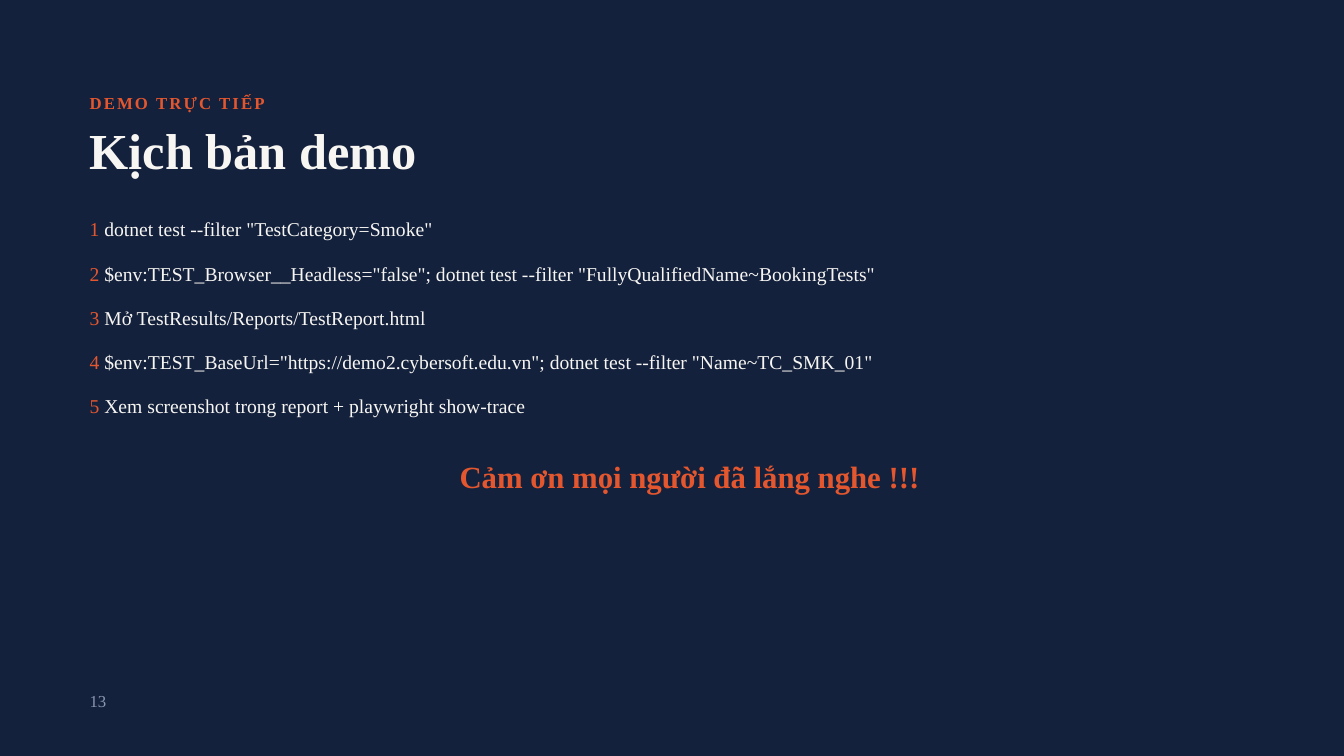
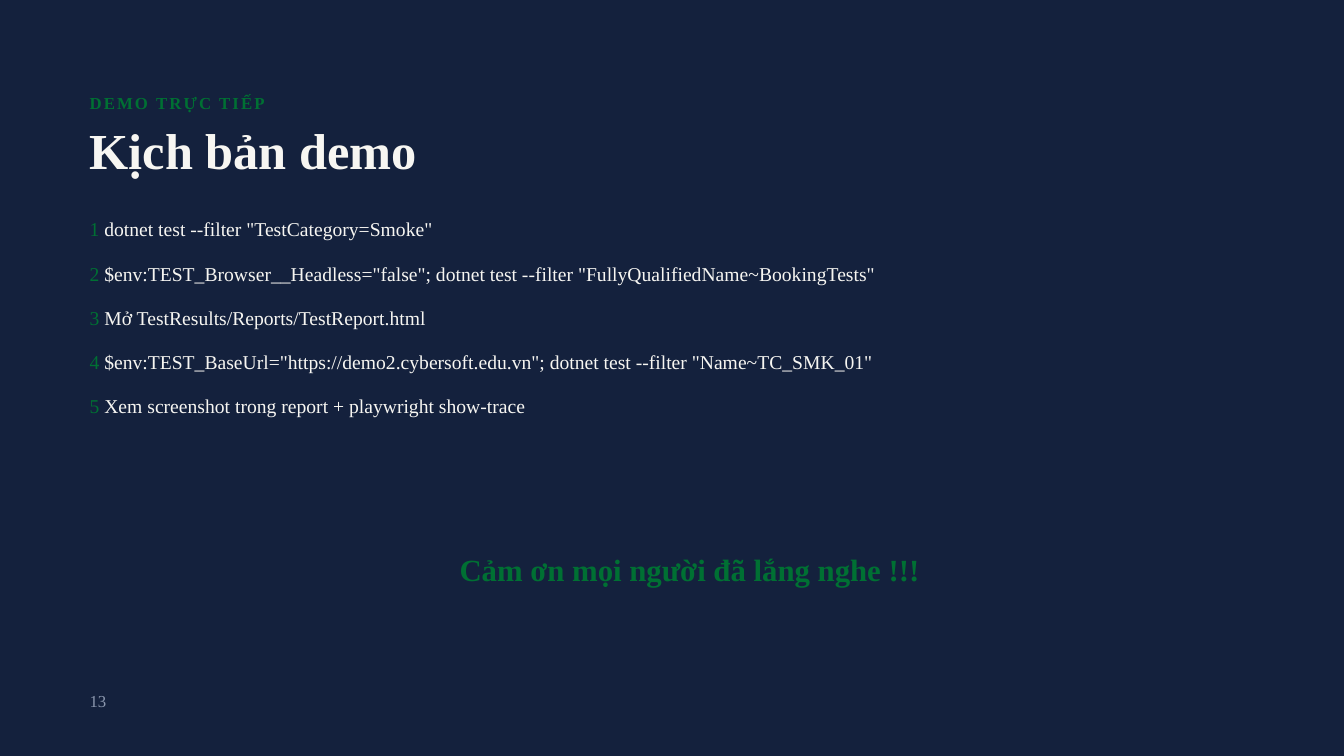
Before and after one commit to kh4nhNLK7068/CapstonePlaywrightTesting19, a slide deck: slide 13 of docs/Capstone Automation - Movie Booking.pptx. Drawn at 1344x756 pixels with LibreOffice and Linux fonts; fonts in the diff are those of the drawing. Boxes give left, top, right and bottom in pixels: in the first picture for what was removed or moved away, otherwise in the second. Text is boxed around its words. In the diff, an @@ line names an element or a change of style, - is before the commit and + after.

```diff
--- a/docs/Capstone Automation - Movie Booking.pptx
+++ b/docs/Capstone Automation - Movie Booking.pptx
@@ text "DEMO TRỰC TIẾP" at (90, 96, 264, 112): text colour #E4572E to #007033 @@
@@ text "1 dotnet test --filter "TestCategory=Smoke"" at (90, 222, 432, 241): text colour #E4572E to #007033 in "1" @@
@@ text "2 $env:TEST_Browser__Headless="false"; dotnet test --filter ..." at (90, 267, 875, 286): text colour #E4572E to #007033 in "2" @@
@@ text "3 Mở TestResults/Reports/TestReport.html" at (90, 311, 426, 330): text colour #E4572E to #007033 in "3" @@
@@ text "4 $env:TEST_BaseUrl="https://demo2.cybersoft.edu.vn"; dotnet ..." at (90, 355, 872, 374): text colour #E4572E to #007033 in "4" @@
@@ text "5 Xem screenshot trong report ..." at (90, 399, 525, 418): text colour #E4572E to #007033 in "5" @@
@@ text "Cảm ơn mọi người đã ..." at (460, 559, 881, 587): text colour #E4572E to #007033 @@
@@ text "Cảm ơn mọi người đã ...": place and size @@
-text "Cảm ơn mọi người đã ..." at (460, 465, 881, 494)
+text "Cảm ơn mọi người đã ..." at (460, 559, 881, 587)
```
Also in this commit, not shown: 12 other slides changed, 1 other file.
